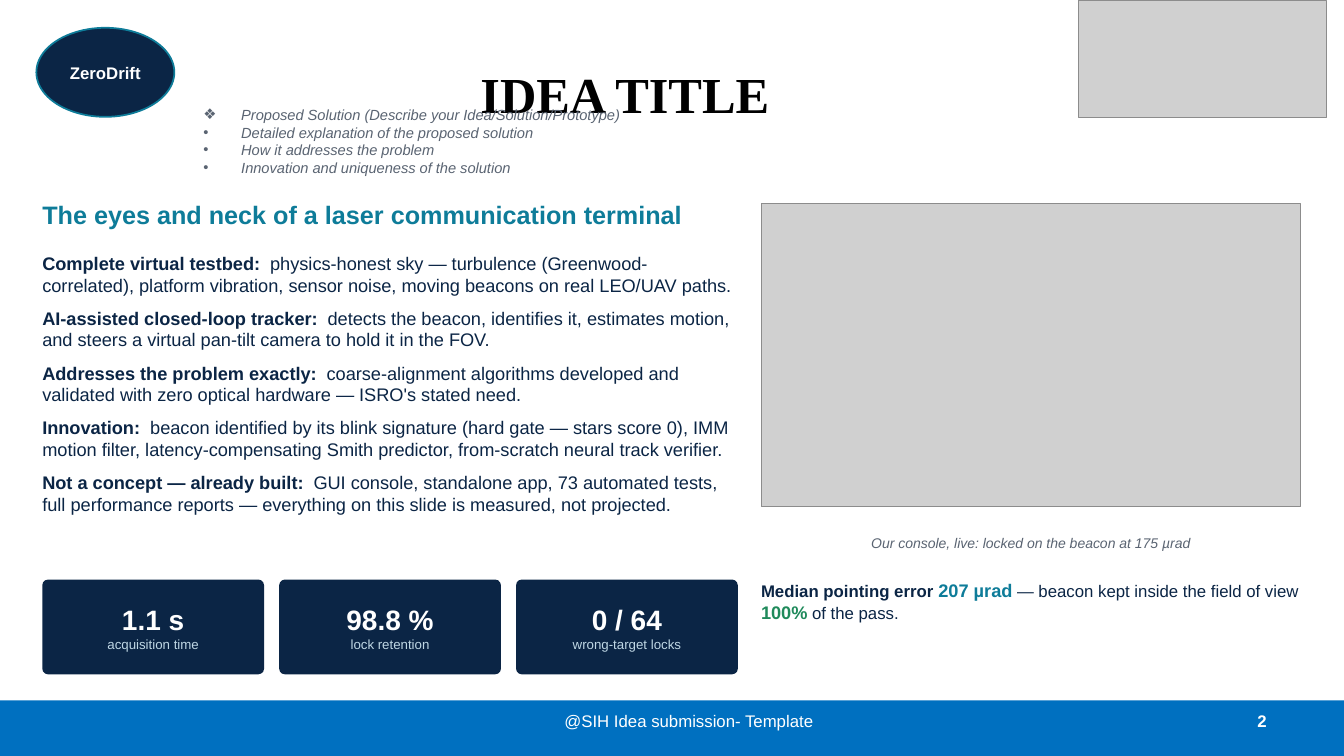
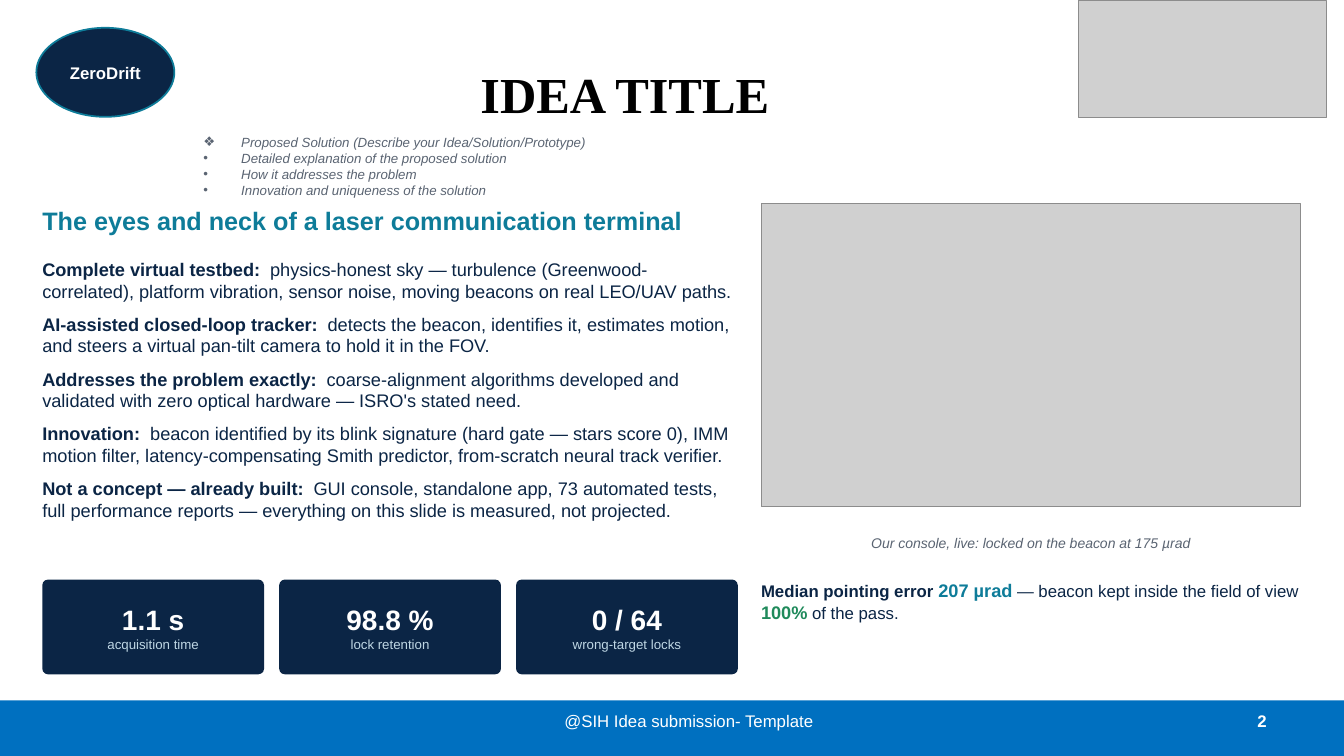
Before and after one commit to pranshukesavmishra/SIH2026, a slide deck: slide 2 of docs/submission/ZeroDrift_SIH26169.pptx. Drawn at 1344x756 pixels with LibreOffice and Linux fonts; fonts in the diff are those of the drawing; grey boxes stand for pictures. Boxes give left, top, right and bottom in pixels: in the first picture for what was removed or moved away, otherwise in the second. Text is boxed around its words. In the diff, an @@ line names an element or a change of style, - is before the commit and + after.

```diff
--- a/docs/submission/ZeroDrift_SIH26169.pptx
+++ b/docs/submission/ZeroDrift_SIH26169.pptx
@@ text "Proposed Solution (Describe your Idea/Solution/Prototype)": place and size @@
-text "Proposed Solution (Describe your Idea/Solution/Prototype)" at (241,108,620,176)
+text "Proposed Solution (Describe your Idea/Solution/Prototype)" at (241,137,585,198)
@@ text "Proposed Solution (Describe your Idea/Solution/Prototype)" at (241,137,585,198): size 10.5 to 9.5 pt @@
@@ text "The eyes and neck of ...": place and size @@
-text "The eyes and neck of ..." at (42,205,682,230)
+text "The eyes and neck of ..." at (42,211,682,236)
@@ text "Complete virtual testbed: physics-honest sky ...": place and size @@
-text "Complete virtual testbed: physics-honest sky ..." at (42,256,731,515)
+text "Complete virtual testbed: physics-honest sky ..." at (42,262,731,521)
```
Also in this commit, not shown: 4 other slides changed, 1 other file.
